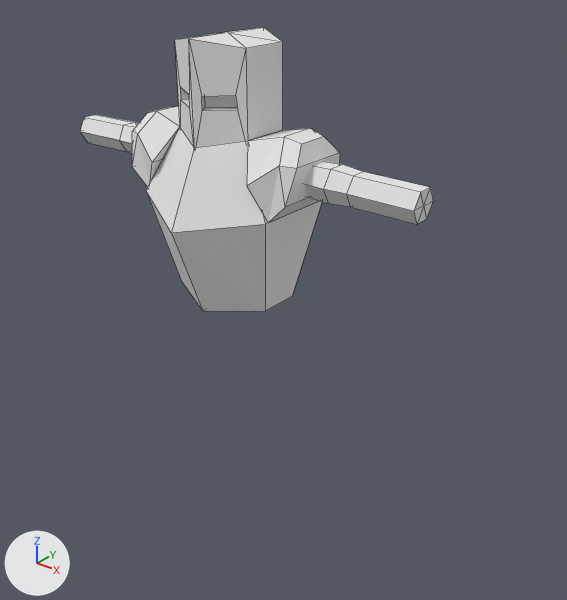
Renders of the Blender file Assets/Models/Knight/knight.blend from each side of a commit.
The view is the same before and after, from a 50 mm lens placed at (3.53, -3.85, 4.65), pointed at (0.24, 0.25, 2.1). Arrows for +X, +Y and +Z are at lower left; the lights stay in place. Mesh edges are drawn as thin lines.
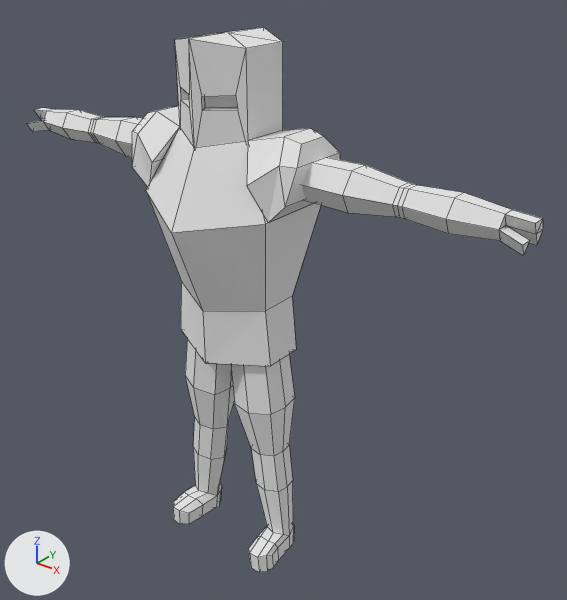
The change, as JSON lines over the scene's bpy script:
```json
{"block": "me_cylinder_001", "where": "# used by ob_cylinder; location = (0.0, 0.0, 0.0); scale = (0.349, 0.349, 0.349)"}
{"op": "remove", "block": "me_cylinder_001", "code": "me_cylinder_001.from_pydata(...)  # 73 vertices, 66 faces, 1 loose edge; spans x 0.0..4.25, y -1.71..1.71, z 6.21..11.46"}
{"op": "add", "block": "me_cylinder_001", "code": "me_cylinder_001.from_pydata(...)  # 185 vertices, 174 faces; spans x 0.0..6.17, y -1.71..1.71, z 0.04..11.46"}
{"block": "me_cylinder_001", "change": "me_cylinder_001 part 1: the loose piece of 26 vertices spanning x 1.64..4.25, y -0.37..0.37, z 8.79..9.42 is rebuilt with 52 vertices and now spans x 1.63..6.17, y -0.44..0.44, z 8.73..9.48"}
{"block": "me_cylinder_001", "change": "me_cylinder_001 part 2: a new loose piece of 77 vertices spanning x 0.12..1.54, y -1.01..0.61, z 0.04..5.24, in mat_material (white #e7e7e7)"}
{"block": "me_cylinder_001", "change": "me_cylinder_001 part 3"}
{"block": "me_cylinder_001", "change": "1 face is deleted"}
{"block": "me_cylinder_001", "change": "13 vertices are added at x 0.0..1.28, y -0.99..0.99, z 5.0..5.14"}
{"block": "me_cylinder_001", "change": "11 new faces join them"}
```

Changed parts and their boxes (x1, y1, x2, y2) in the pictures (567 x 600 px):
```json
{"object": "Cylinder", "change": "reshaped", "before": [80, 27, 433, 311], "after": [26, 27, 543, 572], "on screen": "46% wider, 92% taller"}
{"part": 1, "of": "me_cylinder_001", "change": "rebuilt", "before": [80, 115, 433, 225], "after": [26, 108, 543, 256]}
{"part": 2, "of": "me_cylinder_001", "change": "added", "after": [173, 338, 295, 572]}
{"part": 3, "of": "me_cylinder_001", "change": "built on", "after": [181, 281, 296, 366]}
```
